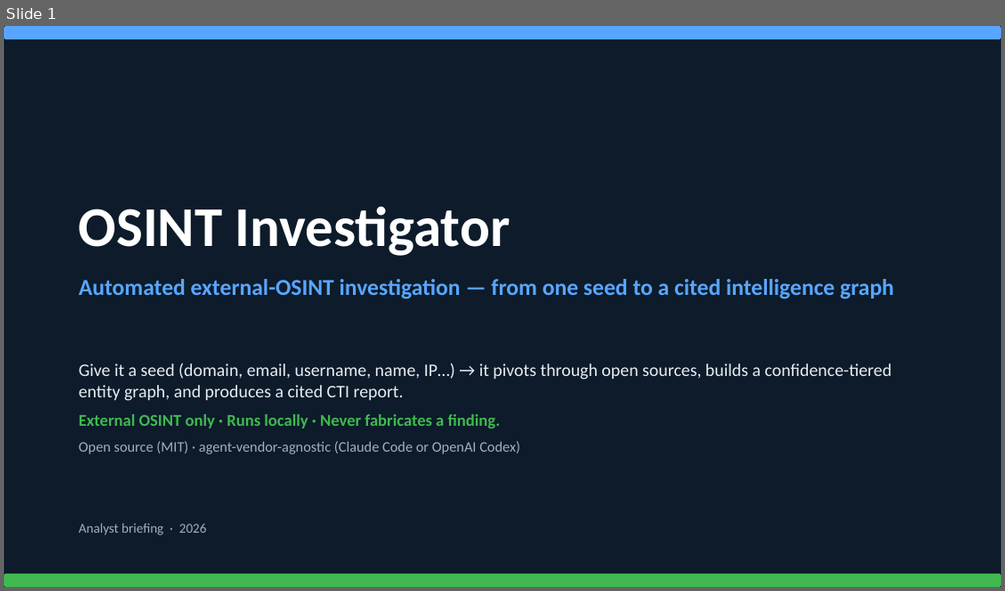
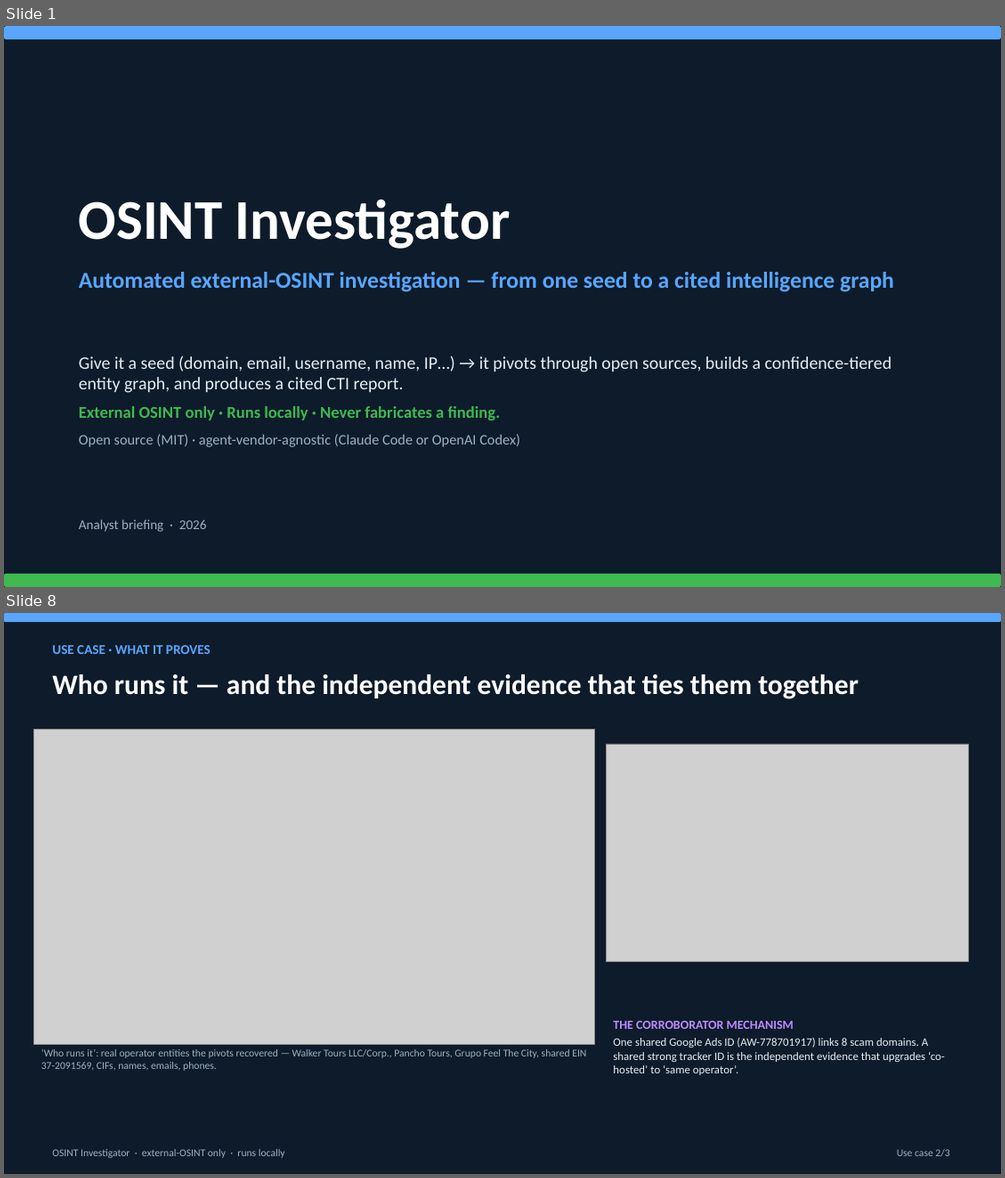
Before and after one commit to cis379/osint-investigator-v3, a slide deck: deck/osint-brief.pptx. Shown one above the other, each under a label of ours: slide 1 before the commit, slides 1 and 8 after it; the slides between them are not shown. The pictures are 1005x591 and 1005x1178 pixels, drawn with LibreOffice and Linux fonts; fonts in the diff are those of the drawing; grey boxes stand for pictures. Boxes give left, top, right and bottom in pixels: in the first picture for what was removed or moved away, otherwise in the second. Text is boxed around its words. In the diff, an @@ line names an element or a change of style, - is before the commit and + after.

```diff
--- a/deck/osint-brief.pptx
+++ b/deck/osint-brief.pptx
@@ slide 8 added at [4,613,1001,1174], background #FFFFFF @@
@@ rectangle added at [4,613,1001,1174], fill #0D1B2A @@
@@ rounded rectangle added at [4,613,1001,622], fill #58A6FF @@
@@ text added at [52,645,210,654], 13 pt, text #58A6FF, bold @@
+USE CASE · WHAT IT PROVES
@@ text added at [52,674,858,699], 27 pt, text #FFFFFF, bold @@
+Who runs it — and the independent evidence that ties them together
@@ picture added at [34,729,595,1045] @@
@@ picture added at [606,744,969,962] @@
@@ text added at [613,1021,945,1075], 11 pt, text #E6EDF3 @@
+THE CORROBORATOR MECHANISM
+One shared Google Ads ID (AW-778701917) links 8 scam domains. A shared strong tracker ID is the independent evidence that upgrades ‘co-hosted’ to ‘same operator’.
@@ text added at [41,1049,586,1070], 10 pt, text #9FB0C3 @@
+‘Who runs it’: real operator entities the pivots recovered — Walker Tours LLC/Corp., Pancho Tours, Grupo Feel The City, shared EIN 37-2091569, CIFs, names, emails, phones.
@@ text added at [52,1149,285,1158], 10 pt, text #9FB0C3 @@
+OSINT Investigator · external-OSINT only · runs locally
@@ text added at [897,1149,949,1157], 10 pt, text #9FB0C3 @@
+Use case 2/3
@@ slide 1 changed as well @@
@@ 3 texts: place and size @@
-3 texts at [79,206,894,454]
+3 texts at [79,199,894,447]
@@ text "Analyst briefing · 2026": place and size @@
-text "Analyst briefing · 2026" at [79,523,207,535]
+text "Analyst briefing · 2026" at [79,519,207,532]
```
Also in this commit, not shown: 8 other slides changed, 3 other slides added, 1 slide removed, 6 other files.
